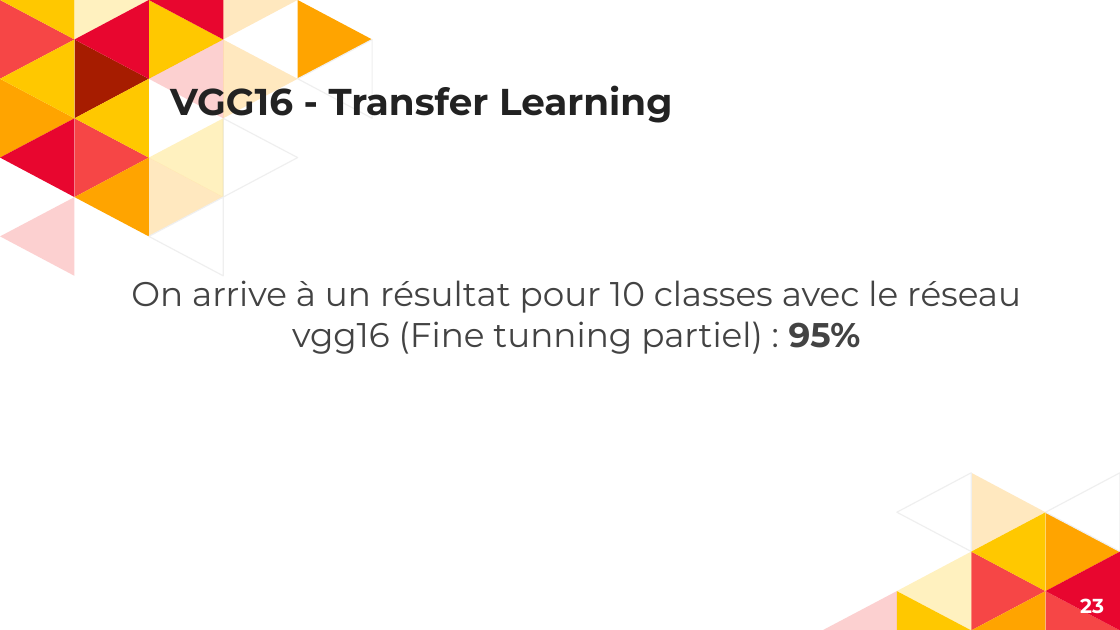
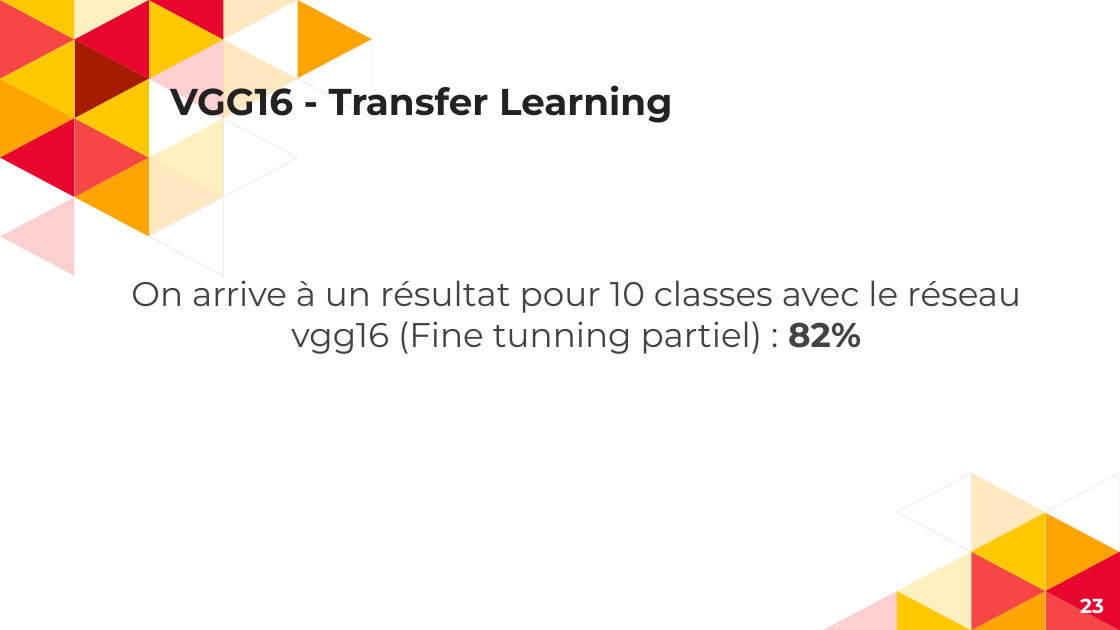
Before and after one commit to mzackaria/Dog-image-classification, a slide deck: slide 23 of Présenatation Projet 7.pptx. Drawn at 1120x630 pixels with LibreOffice and Linux fonts; fonts in the diff are those of the drawing. Boxes give left, top, right and bottom in pixels: in the first picture for what was removed or moved away, otherwise in the second. Text is boxed around its words. In the diff, an @@ line names an element or a change of style, - is before the commit and + after.

```diff
--- a/Présenatation Projet 7.pptx
+++ b/Présenatation Projet 7.pptx
@@ text at <box>131,280,1021,354</box>: text changed @@
-On arrive à un résultat pour 10 classes avec le réseau vgg16 (Fine tunning partiel) : 95%
+On arrive à un résultat pour 10 classes avec le réseau vgg16 (Fine tunning partiel) : 82%
```
Also in this commit, not shown: 1 other slide changed.
